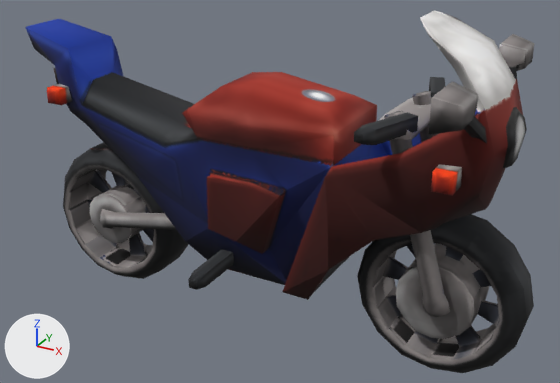
An edit to the OBJ model frontend/public/_3D/motor/motor.obj, drawn before and after from the same camera.
Before and after are seen from a camera (50 mm lens) standing at (0.423, -0.789, 0.58) and looking at (-0.012, 0.002, 0.185). Every picture has the same lights, and +X, +Y and +Z are marked at lower left. Where no turn or scale is listed for an object, it has been applied to the vertices.

The first picture shows 'motor'.
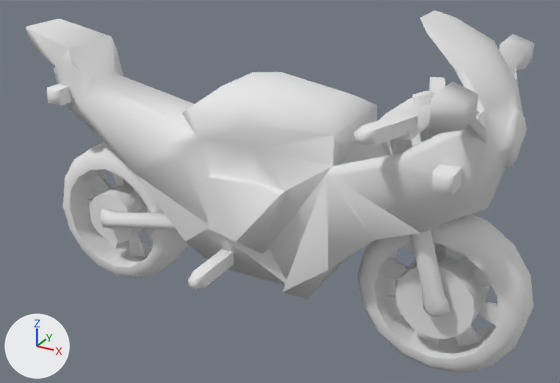
The newer file is also rescaled (x1.3), turned or shifted as a whole; pictures and numbers use the older file's frame.

Where the change shows, as pixel boxes (x1, y1, x2, y2) in the pictures (560 x 383 px):
'motor', recoloured
    both: (26, 13, 535, 373)

What changed in the scene script:
```text
Add mat_null:
    mat_null = principled_material('(null)')
    mat_null.base_color = (0.8, 0.8, 0.8)  # white #e7e7e7
    mat_null.roughness = 1.0
Change me_motor:
    where me_motor.from_pydata(...)  # 956 vertices, 1904 faces; spans x -0.392..0.31, y -0.148..0.148, z 0.005..0.425
    remove me_motor.materials.append(mat_motor_tga)  # picture img_motor_png
    add me_motor.materials.append(mat_null)  # white #e7e7e7
```
